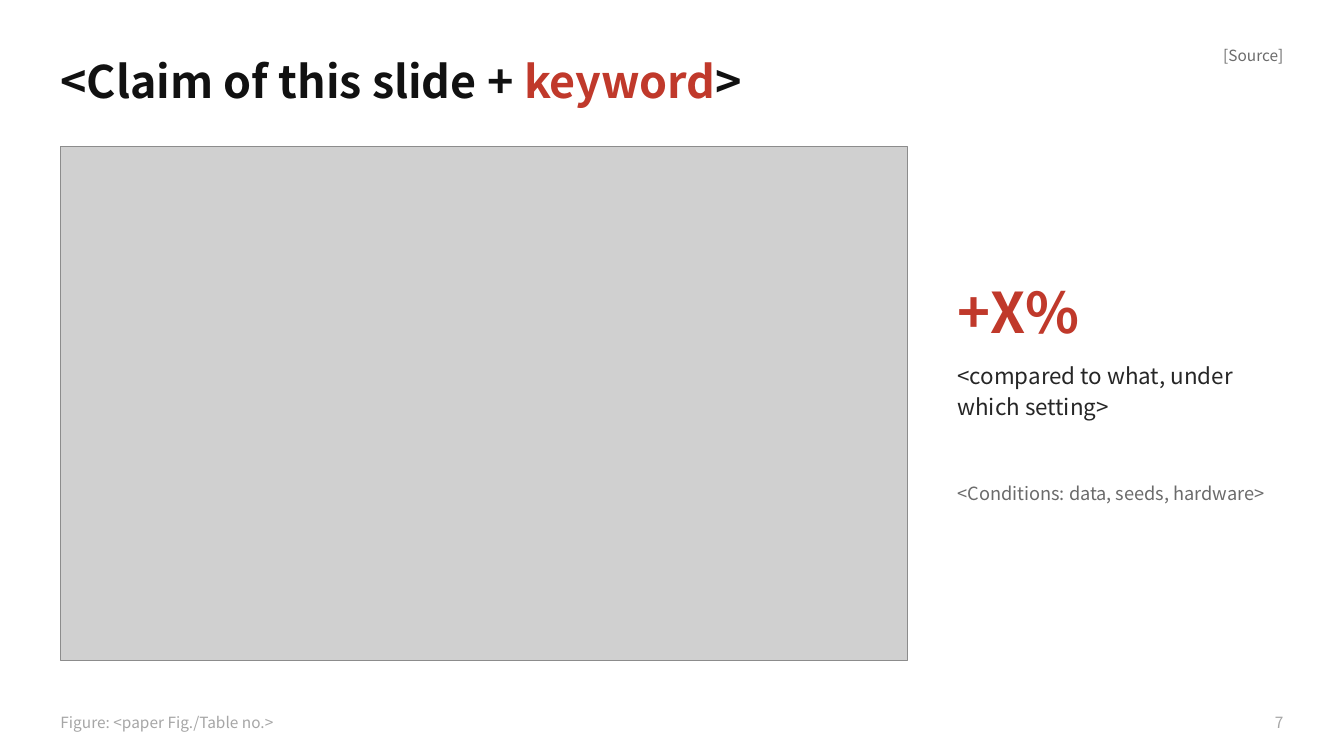
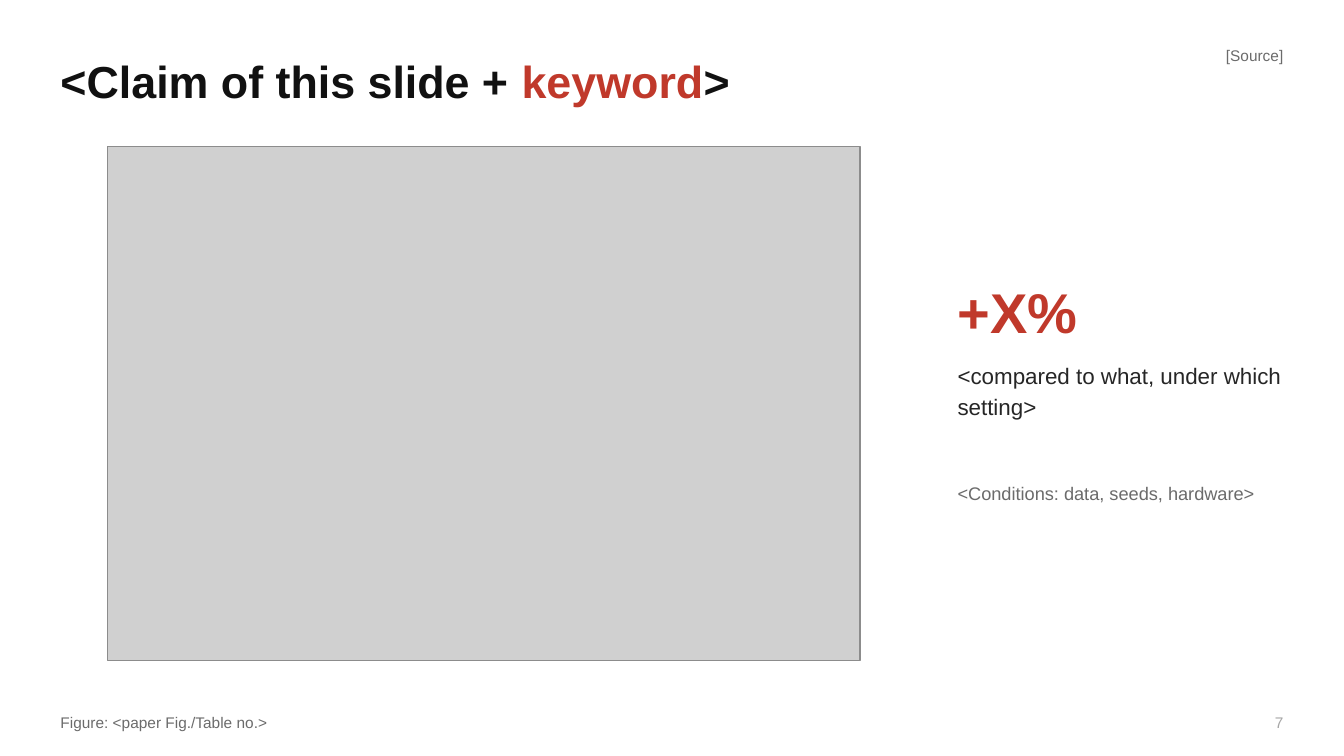
Before and after one commit to smallSheep123/paper-skills, a slide deck: slide 7 of paper-ppt/styles/international/template.pptx. Drawn at 1344x756 pixels with LibreOffice and Linux fonts; fonts in the diff are those of the drawing; grey boxes stand for pictures. Boxes give left, top, right and bottom in pixels: in the first picture for what was removed or moved away, otherwise in the second. Text is boxed around its words. In the diff, an @@ line names an element or a change of style, - is before the commit and + after.

```diff
--- a/paper-ppt/styles/international/template.pptx
+++ b/paper-ppt/styles/international/template.pptx
@@ picture: place and size @@
-picture at [60,146,907,660]
+picture at [108,146,861,660]
@@ font Noto Sans CJK SC to Arial in 6 elements at [60,65,730,107], [1226,50,1283,64], [1275,717,1284,728], [958,294,1078,334], [958,367,1281,420], [958,487,1254,503] @@
@@ text "Figure: <paper Fig./Table no.>" at [60,717,267,731]: font Noto Sans CJK SC to Arial, text colour #A6A6A6 to #6B6B6B @@
```
Also in this commit, not shown: 7 other slides changed, 34 other files.
